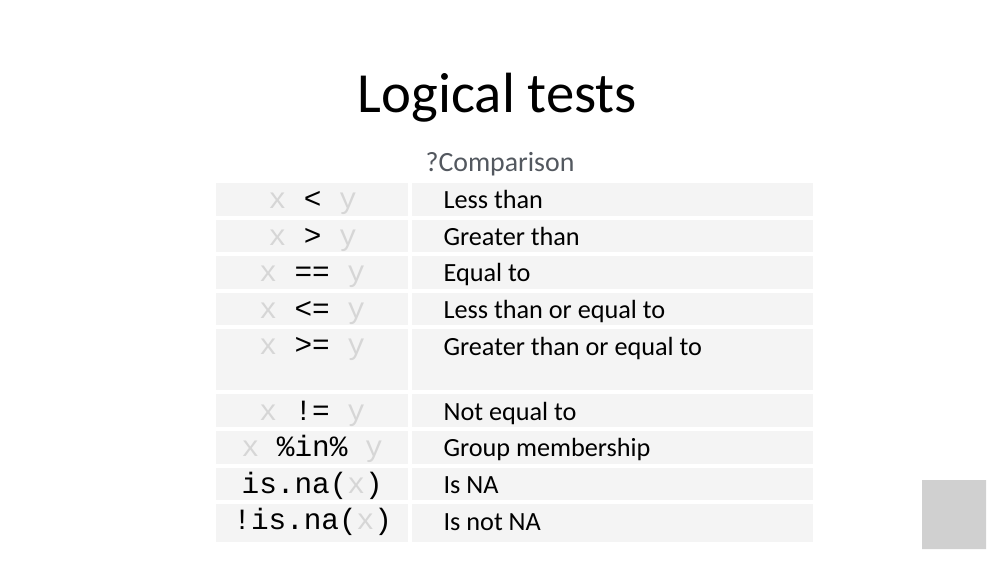
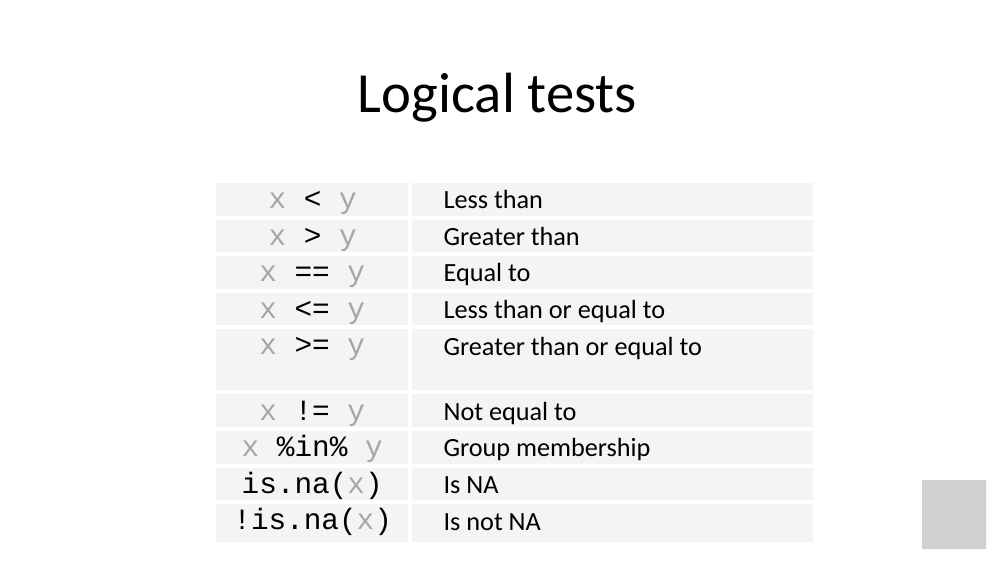
Before and after one commit to amromeo/api_r2020, a slide deck: slide 30 of 03 - Transform.pptx (slide 31 before the commit). Drawn at 1008x567 pixels with LibreOffice and Linux fonts; fonts in the diff are those of the drawing; grey boxes stand for pictures. Boxes give left, top, right and bottom in pixels: in the first picture for what was removed or moved away, otherwise in the second. Text is boxed around its words. In the diff, an @@ line names an element or a change of style, - is before the commit and + after.

```diff
--- a/03 - Transform.pptx
+++ b/03 - Transform.pptx
@@ text removed at (426,152,575,176) @@
-?Comparison
@@ table at (215,181,816,558) @@
@@ text colour #D6D6D6 to #A6A6A6 in "x y", "x y", "x y", "x y" and 5 more places @@
```
Also in this commit, not shown: 13 other slides changed, 16 slides added, 1 slide removed.
